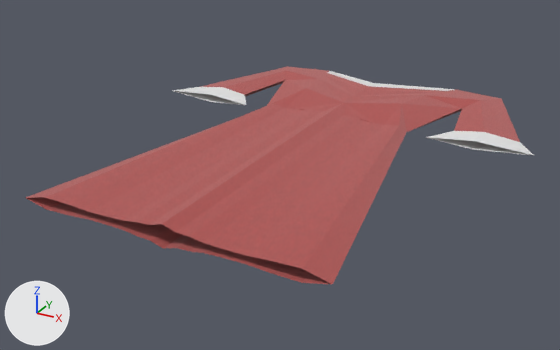
Renders of the Blender file models/items/clothing/dress/dress.blend from each side of a commit.
One viewpoint serves both versions: a camera (50 mm lens) standing at (0.687, -1.356, 0.582) and looking at (-0.029, -0.055, -0.069). The axes (+X, +Y, +Z) are drawn at lower left. The lights are the same throughout. The first picture is the older version.

Script lines for the objects in view, before the commit:
```python
ob_dress = bpy.data.objects.new('Dress', me_plane_001)
ob_dress.location = (0.0, 0.0, 0.0)
ob_dress.scale = (0.212, 0.423, 0.423)
```
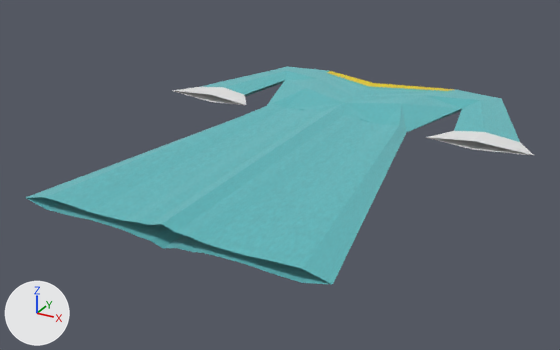
The change, as a diff of the scene's bpy script:
```diff
--- a/models/items/clothing/dress/dress.blend.py
+++ b/models/items/clothing/dress/dress.blend.py
@@ mat_dress @@
 _e = n8.color_ramp.elements.new(1.0); _e.color = (1.18, 1.18, 1.18, 1.0)
-n9 = _N.new('ShaderNodeTexImage'); n9.name = 'Dye'
-n9.image = img_dye_red_png
 n10 = _N.new('ShaderNodeMixRGB'); n10.name = 'Mix (Legacy)'
@@ mat_dress @@
 n10.inputs[0].default_value = 1.0  # 'Factor'
+n10.inputs[2].default_value = (0.045, 0.47, 0.5, 1.0)  # 'Color2', cyan #3cb6bc
 _L.new(n1.outputs[0], n0.inputs[0])  # 'BSDF' to 'Surface'
@@ mat_dress @@
 _L.new(n8.outputs[0], n10.inputs[1])  # 'Color' to 'Color1'
-_L.new(n9.outputs[0], n10.inputs[2])  # 'Color' to 'Color2'
 _L.new(n10.outputs[0], n1.inputs[0])  # 'Color' to 'Base Color'
@@ mat_garnish @@
 mat_garnish = principled_material('Garnish')
-mat_garnish.base_color = (0.8, 0.8, 0.8)  # white #e7e7e7
+mat_garnish.base_color = (0.8, 0.594, 0.00209)  # yellow #e7cb07
```

Pixel boxes (x1, y1, x2, y2) of what changed, in the pictures (560 x 350 px):
'Dress', surface changed, recoloured (brown to cyan)
    both: (26, 67, 522, 284)
